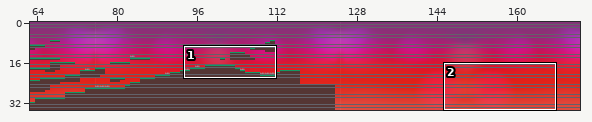
Two states of a Tiled map, android/assets/SegundoNivel2.tmx. Above, an overview of the earlier version with the close-up marked.
Close-up. The starting point:
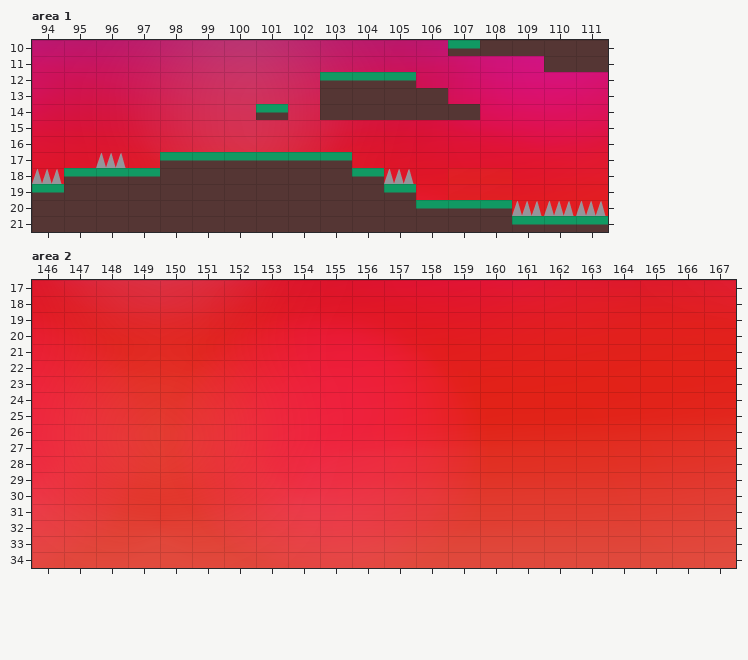
Cells are 64x32 px. Shown: area 1 x 94..111, y 10..21; area 2 x 146..167, y 17..34. The commit also changed other parts of the map, which this record leaves out.
Once edited:
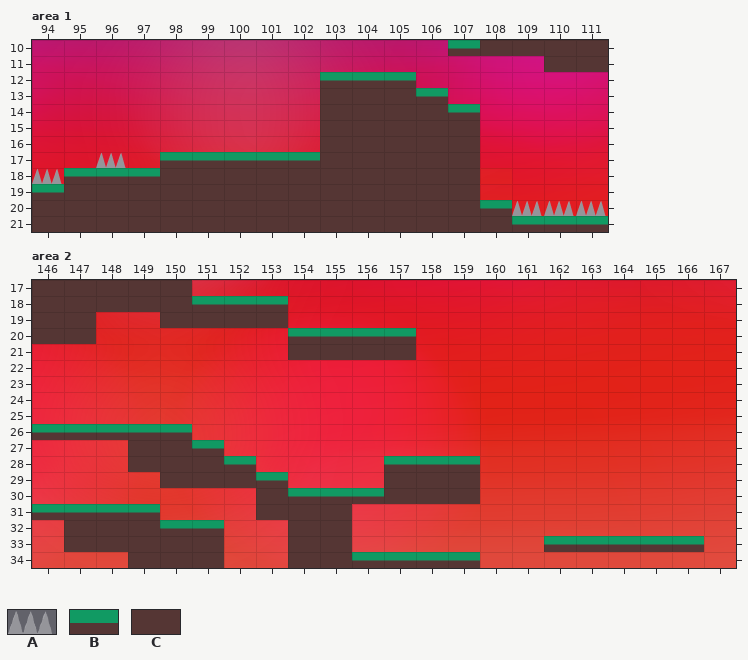
Key: from "Picos": A 2; from "Untitled-9": B 66, C 82.
_ is an empty cell, . an unchanged one.
Change:
--- layer "pastoPicos", area 1
@@ x 101..107 @@
-13 .....C.
-14 B.....C
-15 .._____
-16 .._____
-17 ..B____
-18 ...BA__
-19 ....B__
-20 .....BB
+13 .....B.
+14 _.....B
+15 ..CCCCC
+16 ..CCCCC
+17 ..CCCCC
+18 ...CCCC
+19 ....CCC
+20 .....CC
--- layer "pastoPicos", area 2
@@ x 146..157 @@
-17 _____.......
-18 ________....
-19 __..____....
-20 __......____
-21 ........____
+17 CCCCC.......
+18 CCCCCBBB....
+19 CC..CCCC....
+20 CC......BBBB
+21 ........CCCC
@@ x 146..166 @@
-26 _____................
-27 ...___...............
-28 ...____....___.......
-29 ....____...___.......
-30 ......._______.......
-31 ____...___...........
-32 ._____..__...........
-33 ._____..__......_____
-34 ...___..______.......
+26 BBBBB................
+27 ...CCB...............
+28 ...CCCB....BBB.......
+29 ....CCCB...CCC.......
+30 .......CBBBCCC.......
+31 BBBB...CCC...........
+32 .CCCBB..CC...........
+33 .CCCCC..CC......BBBBB
+34 ...CCC..CCBBBB.......
